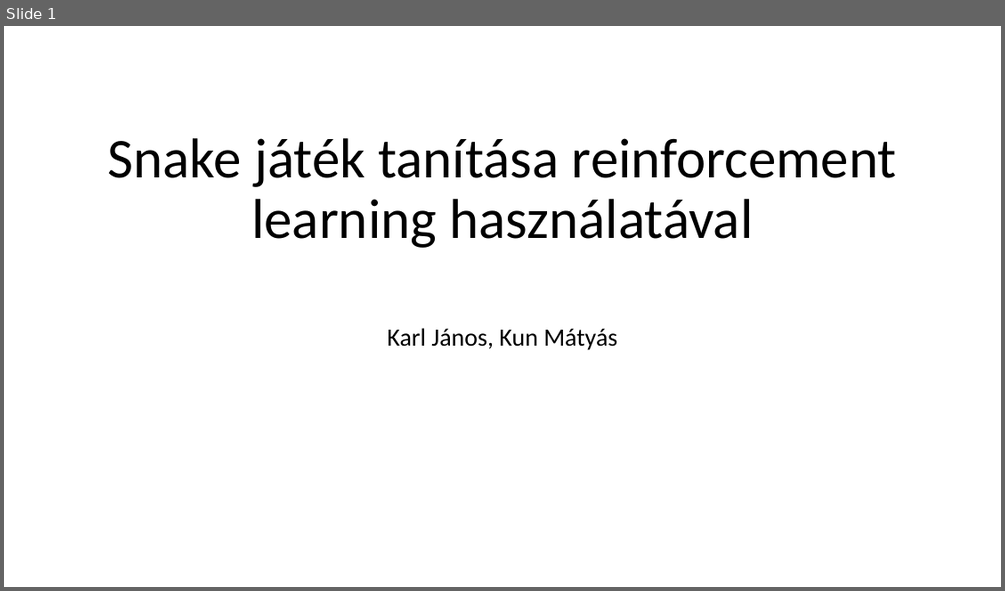
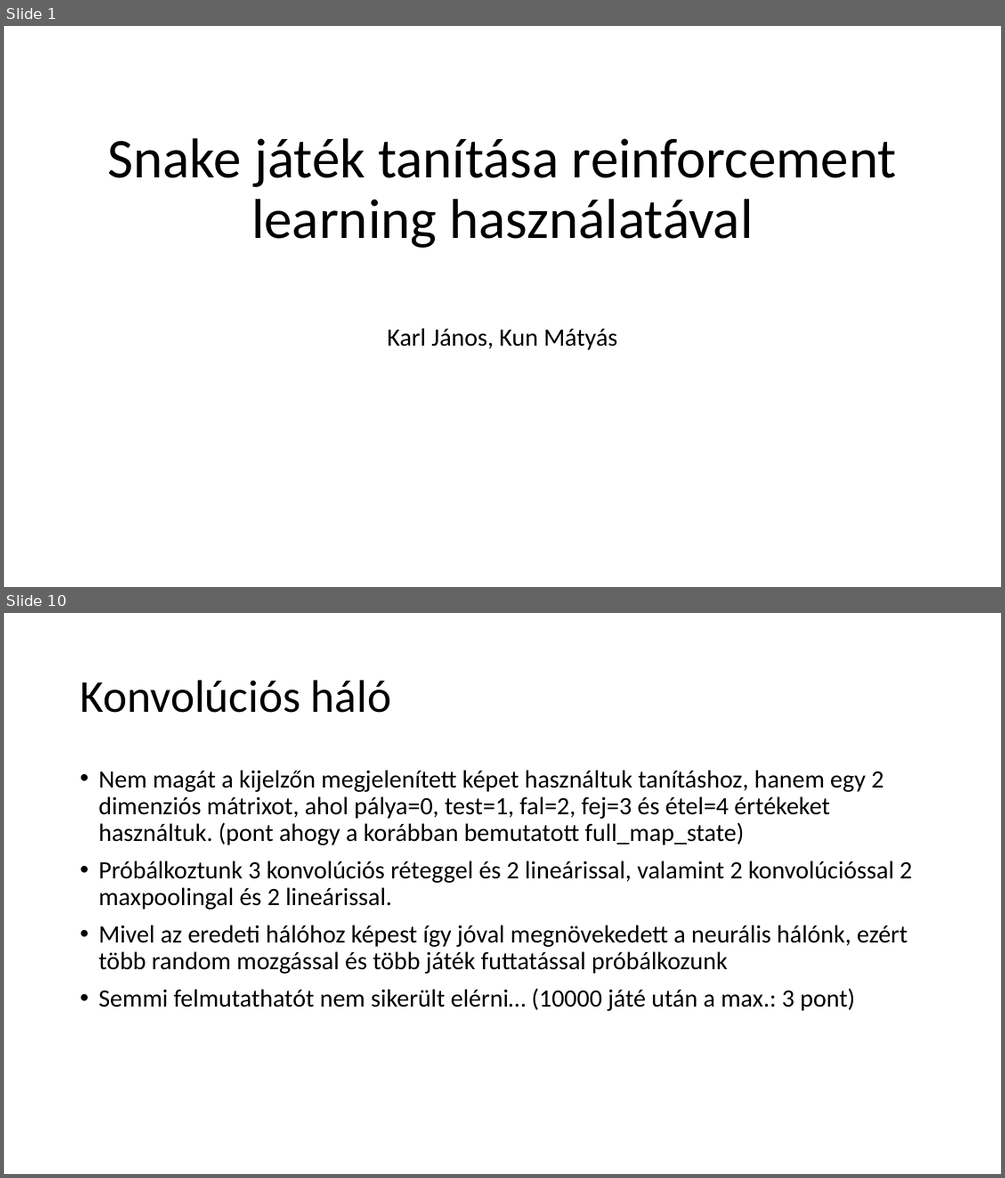
Before and after one commit to kunmts/Snake_AI_gyak, a slide deck: Projektmunka_KarlJanos_KunMatyas.pptx. Shown one above the other, each under a label of ours: slide 1 before the commit, slides 1 and 10 after it; the slides between them are not shown. The pictures are 1005x591 and 1005x1178 pixels, drawn with LibreOffice and Linux fonts; fonts in the diff are those of the drawing. Boxes give left, top, right and bottom in pixels: in the first picture for what was removed or moved away, otherwise in the second. Text is boxed around its words. In the diff, an @@ line names an element or a change of style, - is before the commit and + after.

```diff
--- a/Projektmunka_KarlJanos_KunMatyas.pptx
+++ b/Projektmunka_KarlJanos_KunMatyas.pptx
@@ slide 10 added at <box>4,613,1001,1174</box>, background #FFFFFF @@
@@ title added at <box>80,680,391,713</box>, 44 pt, text #000000 @@
+Konvolúciós háló
@@ text added at <box>98,770,912,1011</box>, 24 pt, text #000000 @@
+• Nem magát a kijelzőn megjelenített képet használtuk tanításhoz, hanem egy 2 dimenziós mátrixot, ahol pálya=0, test=1, fal=2, fej=3 és étel=4 értékeket használtuk. (pont ahogy a korábban bemutatott full_map_state)
+• Próbálkoztunk 3 konvolúciós réteggel és 2 lineárissal, valamint 2 konvolúcióssal 2 maxpoolingal és 2 lineárissal.
+• Mivel az eredeti hálóhoz képest így jóval megnövekedett a neurális hálónk, ezért több random mozgással és több játék futtatással próbálkozunk
+• Semmi felmutathatót nem sikerült elérni… (10000 játé után a max.: 3 pont)
```
Also in this commit, not shown: 2 slides changed, 8 other slides added, 2 slides removed.
